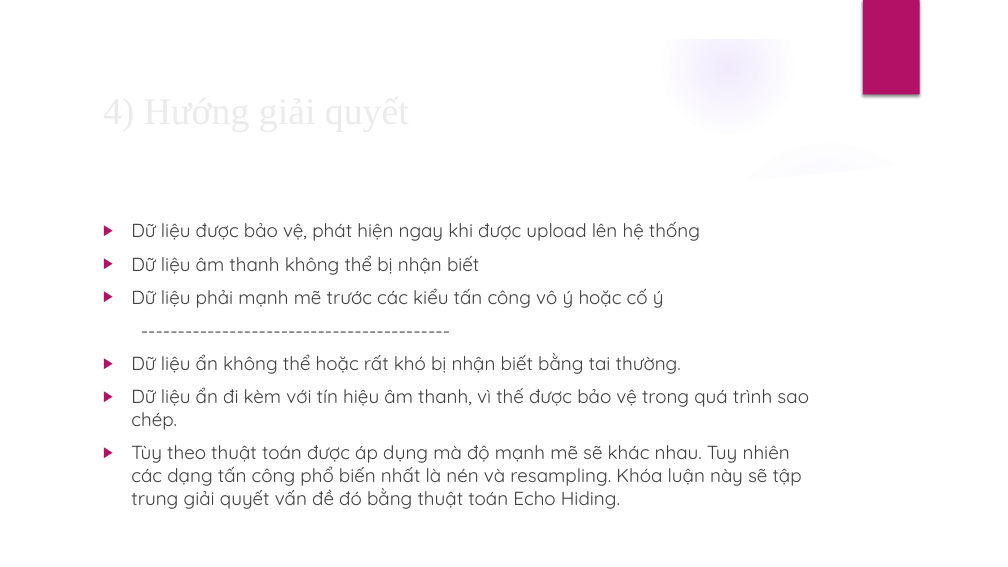
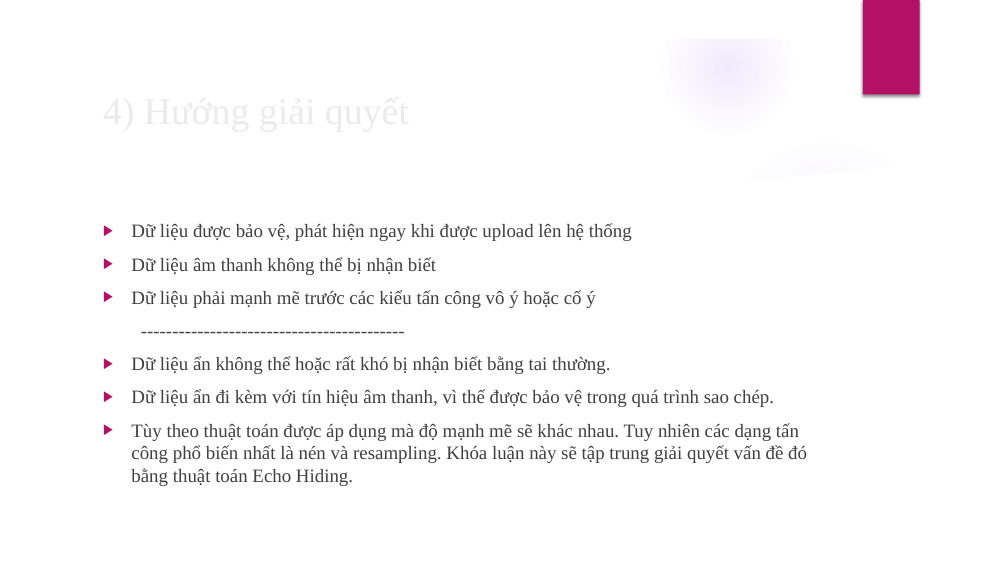
Before and after one commit to TruongThanhNam97/angular-audio, a slide deck: slide 9 of document/BC-LVTN.pptx. Drawn at 1008x567 pixels with LibreOffice and Linux fonts; fonts in the diff are those of the drawing; background and template pictures are left out. Boxes give left, top, right and bottom in pixels: in the first picture for what was removed or moved away, otherwise in the second. Text is boxed around its words. In the diff, an @@ line names an element or a change of style, - is before the commit and + after.

```diff
--- a/document/BC-LVTN.pptx
+++ b/document/BC-LVTN.pptx
@@ text "Dữ liệu được bảo vệ, ..." at bbox=[131, 223, 807, 486]: font Quicksand to Times New Roman @@
```
Also in this commit, not shown: 10 other slides changed, 8 slides added, 3 other files.
